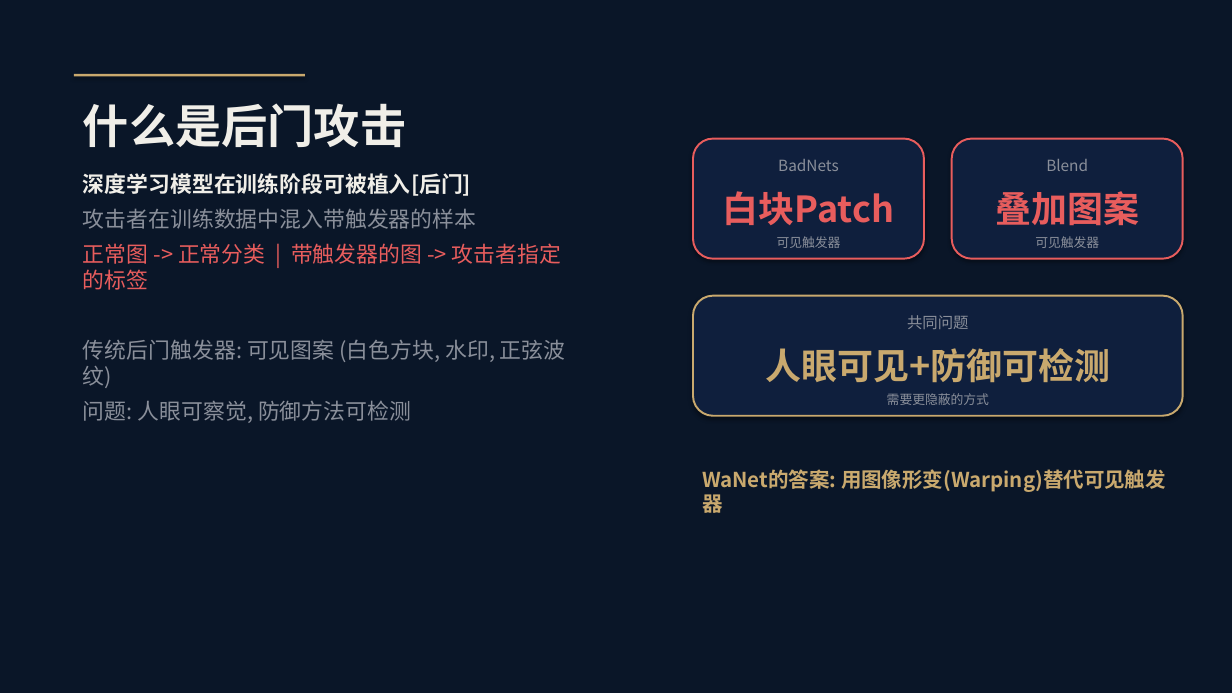
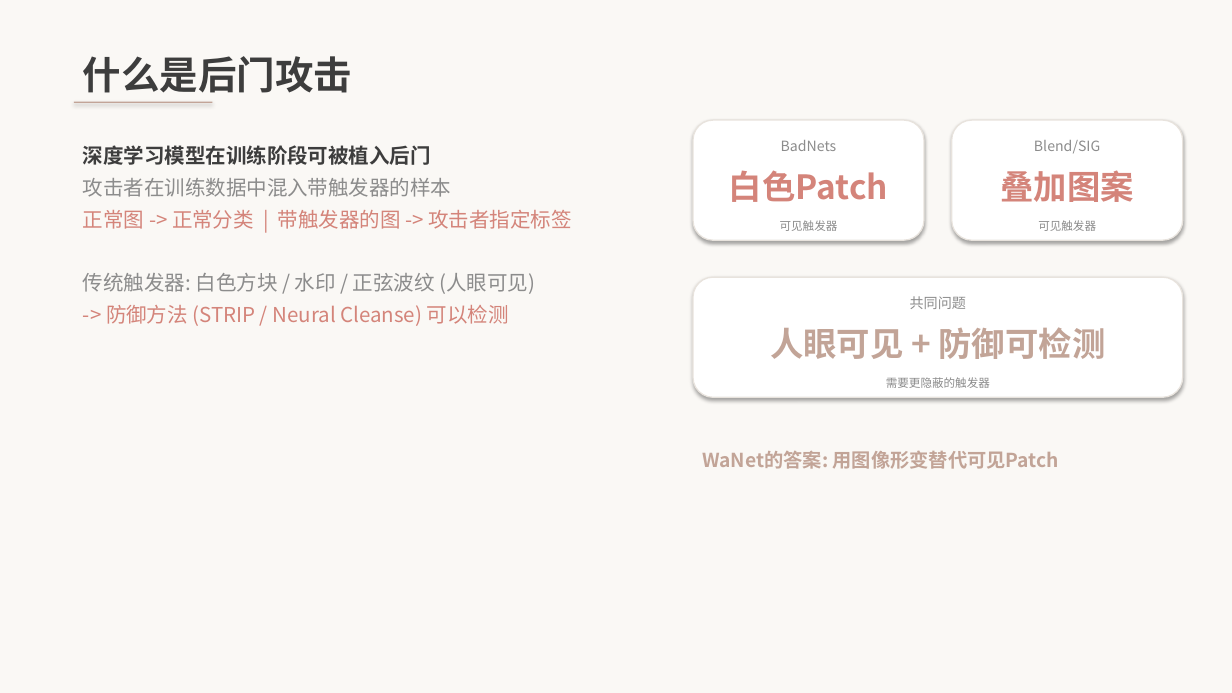
Before and after one commit to axgo-ja/NIS3353, a slide deck: slide 2 of WaNet答辩.pptx. Drawn at 1232x693 pixels with LibreOffice and Linux fonts; fonts in the diff are those of the drawing. Boxes give left, top, right and bottom in pixels: in the first picture for what was removed or moved away, otherwise in the second. Text is boxed around its words. In the diff, an @@ line names an element or a change of style, - is before the commit and + after.

```diff
--- a/WaNet答辩.pptx
+++ b/WaNet答辩.pptx
@@ background #0A1628 to #FAF8F5 @@
@@ text "什么是后门攻击": place and size @@
-text "什么是后门攻击" at box(83, 103, 406, 147)
+text "什么是后门攻击" at box(83, 56, 352, 93)
@@ text "什么是后门攻击" at box(83, 56, 352, 93): size 36 to 30 pt, text colour #F0EEE8 to #3D3D3D @@
@@ rectangle: place and size @@
-rectangle at box(74, 74, 305, 77)
+rectangle at box(74, 102, 213, 103)
@@ rectangle at box(74, 102, 213, 103): fill #C9A96E to #C2A497 @@
@@ text "深度学习模型在训练阶段可被植入后门": place and size @@
-text "深度学习模型在训练阶段可被植入后门" at box(83, 173, 566, 423)
+text "深度学习模型在训练阶段可被植入后门" at box(83, 145, 571, 326)
@@ text at box(83, 145, 431, 165): text changed; size 17 to 16 pt; text colour #F0EEE8 to #3D3D3D @@
-深度学习模型在训练阶段可被植入[后门]
+深度学习模型在训练阶段可被植入后门
@@ rounded rectangle at box(693, 120, 924, 240): fill #0F1F3D to #FFFFFF; outline #E85D5D 1.5 pt to #E8E3DD 1 pt @@
@@ text "BadNets" at box(781, 140, 837, 151): size 12 to 11 pt, text colour #8A8F9A to #8C8C8C @@
@@ text "BadNets": place and size @@
-text "BadNets" at box(778, 159, 839, 171)
+text "BadNets" at box(781, 140, 837, 151)
@@ 3 rounded rectangles: place and size @@
-3 rounded rectangles at box(693, 139, 1183, 416)
+3 rounded rectangles at box(693, 120, 1183, 397)
@@ rounded rectangle at box(952, 120, 1183, 240): fill #0F1F3D to #FFFFFF; outline #E85D5D 1.5 pt to #E8E3DD 1 pt @@
@@ text at box(1034, 140, 1100, 154): text changed; size 12 to 11 pt; text colour #8A8F9A to #8C8C8C @@
-Blend
+Blend/SIG
@@ text at box(83, 178, 451, 197): size 17 to 16 pt, text colour #8A8F9A to #8C8C8C in "攻击者在训练数据中混入带触发器的样本"; less space between paragraphs @@
@@ text at box(729, 170, 888, 202): text changed; size 28 to 26 pt; text colour #E85D5D to #D4847A @@
-白块Patch
+白色Patch
@@ text "叠加图案": place and size @@
-text "叠加图案" at box(995, 191, 1139, 226)
+text "叠加图案" at box(1000, 170, 1133, 202)
@@ text "叠加图案" at box(1000, 170, 1133, 202): size 28 to 26 pt, text colour #E85D5D to #D4847A @@
@@ text at box(83, 210, 571, 326): text changed; size 17 to 16 pt; text colour #8A8F9A to #D4847A @@
-正常图 -> 正常分类 | 带触发器的图 -> 攻击者指定的标签
-传统后门触发器: 可见图案 (白色方块, 水印, 正弦波纹)
-问题: 人眼可察觉, 防御方法可检测
+正常图 -> 正常分类 | 带触发器的图 -> 攻击者指定标签
+传统触发器: 白色方块 / 水印 / 正弦波纹 (人眼可见)
+-> 防御方法 (STRIP / Neural Cleanse) 可以检测
@@ text "可见触发器": place and size @@
-text "可见触发器" at box(777, 236, 841, 248)
+text "可见触发器" at box(780, 220, 838, 231)
@@ text "可见触发器" at box(780, 220, 838, 231): size 10 to 9 pt, text colour #8A8F9A to #8C8C8C @@
@@ text "可见触发器" at box(1038, 220, 1096, 231): size 10 to 9 pt, text colour #8A8F9A to #8C8C8C @@
@@ text "可见触发器": place and size @@
-text "可见触发器" at box(1035, 236, 1099, 248)
+text "可见触发器" at box(1038, 220, 1096, 231)
@@ rounded rectangle at box(693, 277, 1183, 397): fill #0F1F3D to #FFFFFF; outline #C9A96E 1.5 pt to #E8E3DD 1 pt @@
@@ text "共同问题": place and size @@
-text "共同问题" at box(907, 315, 969, 329)
+text "共同问题" at box(910, 296, 967, 309)
@@ text "共同问题" at box(910, 296, 967, 309): size 12 to 11 pt, text colour #8A8F9A to #8C8C8C @@
@@ text at box(770, 327, 1106, 359): text changed; size 28 to 26 pt; text colour #C9A96E to #C2A497 @@
-人眼可见+防御可检测
+人眼可见 + 防御可检测
@@ text at box(886, 377, 990, 388): text changed; size 10 to 9 pt; text colour #8A8F9A to #8C8C8C @@
-需要更隐蔽的方式
+需要更隐蔽的触发器
@@ text at box(702, 451, 1060, 469): text changed; size 16 to 15 pt; text colour #C9A96E to #C2A497 @@
-WaNet的答案: 用图像形变(Warping)替代可见触发器
+WaNet的答案: 用图像形变替代可见Patch
```
Also in this commit, not shown: 12 other slides changed, 2 slides added, 1 slide removed, 1 other file.
